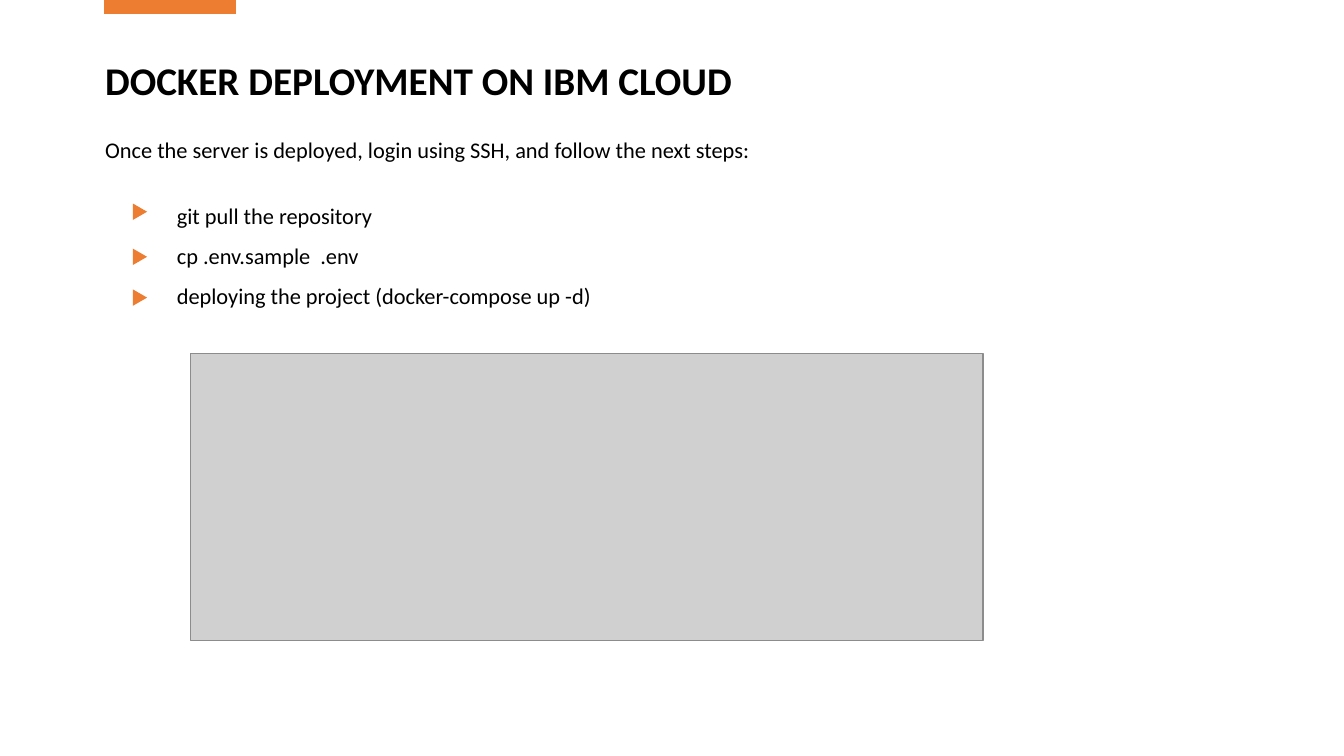
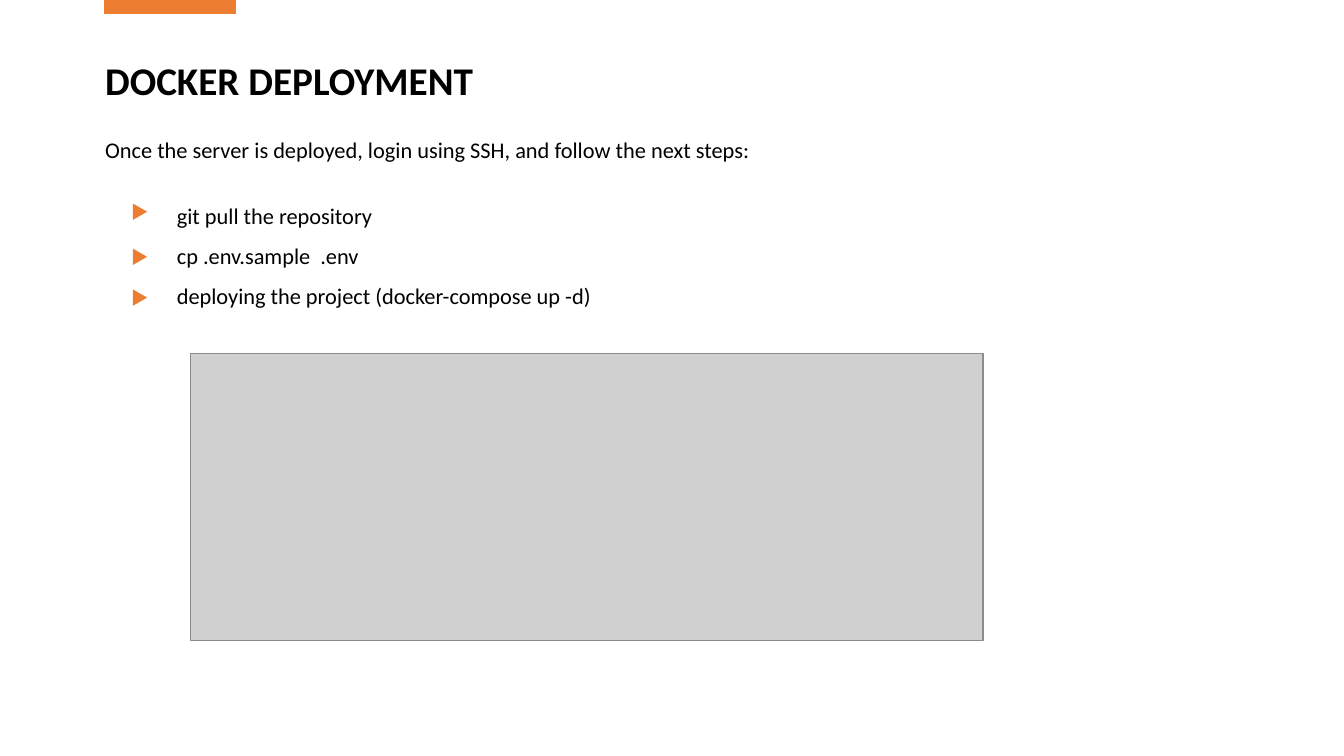
Before and after one commit to jkh400/random99, a slide deck: slide 17 of Final Project.pptx. Drawn at 1344x756 pixels with LibreOffice and Linux fonts; fonts in the diff are those of the drawing; grey boxes stand for pictures. Boxes give left, top, right and bottom in pixels: in the first picture for what was removed or moved away, otherwise in the second. Text is boxed around its words. In the diff, an @@ line names an element or a change of style, - is before the commit and + after.

```diff
--- a/Final Project.pptx
+++ b/Final Project.pptx
@@ text at (105, 69, 473, 96): text changed @@
-DOCKER DEPLOYMENT ON IBM CLOUD
+DOCKER DEPLOYMENT
```
Also in this commit, not shown: 2 other files.
